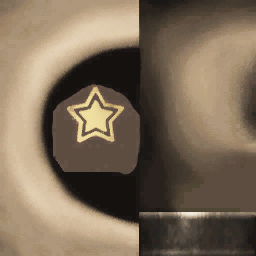
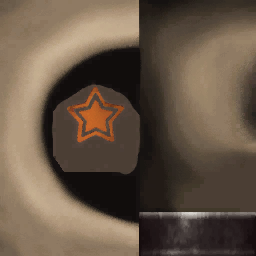
Layers edited between the first and the second 256px x 256px image:
added layer "Livello 4" above "Luminosità/contrasto 3" over [67, 86, 125, 143]
added layer "Livello 5" (multiply, 15%) above "Tonalità/saturazione 2" over [0, 0, 256, 256]
"Livello 3": opacity 15% → 100%, blend multiply → normal, painted on it over [0, 0, 256, 256]
